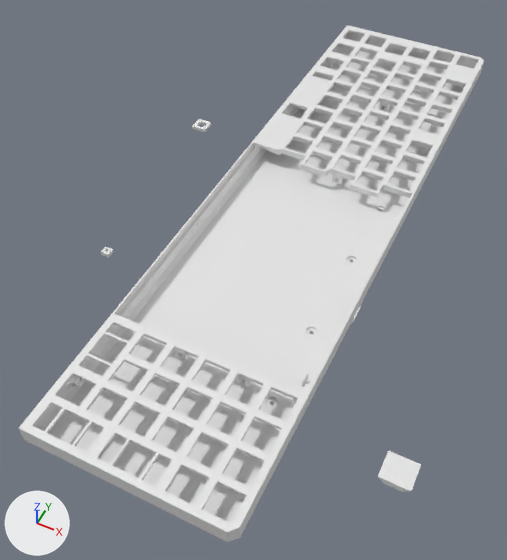
Renders of the Blender file v2/v2.blend from each side of a commit.
One viewpoint serves both versions: a 50 mm lens placed at (80.0, -432.0, 306.0), pointed at (-58.0, -157.0, -38.0). The axes (+X, +Y, +Z) are drawn at lower left. The lights are the same throughout.

Objects in the first picture: 'case center left', 'case center right', 'case left', 'case right', 'case screw hole', 'numpad', 'plate center', 'plate left', 'small support', 'support 1'.
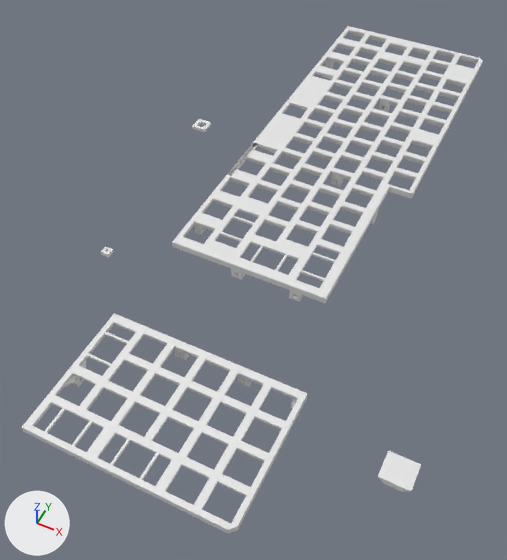
Commit message: Start removing bottom row

Location of each change, (x1, y1, x2, y2) in pixels of the pictures (507 x 560 px):
'case center right', deleted: before (140, 171, 397, 366)
'case right', hidden: before (19, 280, 330, 542)
'plate right', shown: after (172, 143, 389, 303)
'case center left', hidden: before (229, 90, 447, 240)
'case left', hidden: before (295, 25, 484, 143)
'case screw hole', hidden: before (301, 374, 311, 387)
'support 1', hidden: before (270, 332, 313, 405)
part 1 of me_plane_005, cut back: after (172, 185, 389, 303)

The edits, one by one:
me_plane_005 is used by ob_plate_right; location (9.8, 58.7, 12.5); scale (0.99, 0.99, 1.0).
me_plane_005 had 884 vertices, 754 faces and spanned x -102.7..10.2, y -256.2..-147.5, z -7.4..3.0.
me_plane_005 now has 828 vertices, 686 faces and spans x -102.7..-5.2, y -256.2..-147.5, z -7.4..3.0.
Part 1, on me_plane_005:
139 vertices are removed from x -8.2..10.2, y -256.2..-152.1, z -7.4..3.0.
140 faces are deleted.
7 vertices in x 3.5, y -180.9..-169.5, z -7.4..-1.0 move by (-8.7, 0.0, 0.0).
3 vertices in x 8.2, y -175.2..-171.9, z -7.4..-5.4 move by (-18.5, 0.0, 0.0).
7 vertices move from x -8.2..8.2, y -218.9..-152.1, z -1.0..3.0 to x -5.2, y -218.9..-152.1, z -1.0..3.0.
51 vertices are added at x -10.3..-5.2, y -256.2..-161.3, z -7.4..3.0.
26 new vertices lie (5.1, 0.0, 0.0) away from vertices in x -10.3, y -176.4..-174.0, z -5.3..-3.1.
6 new vertices lie (0.0, 0.0, 4.0) away from vertices in x -5.2, y -256.2..-161.3, z -1.0.
74 new faces join them.
Object 'support 2' (ob_support_2) is now hidden.
Object 'support 1' (ob_support_1) is now hidden.
Object 'case left' (ob_case_left) is now hidden.
Object 'case center left' (ob_case_center_left) is now hidden.
Object 'case center right' (ob_case_center_right) is deleted.
Object 'case right' (ob_case_right) is now hidden.
Object 'case screw hole' (ob_case_screw_hole) is now hidden.
Object 'plate right' (ob_plate_right) is now shown.
